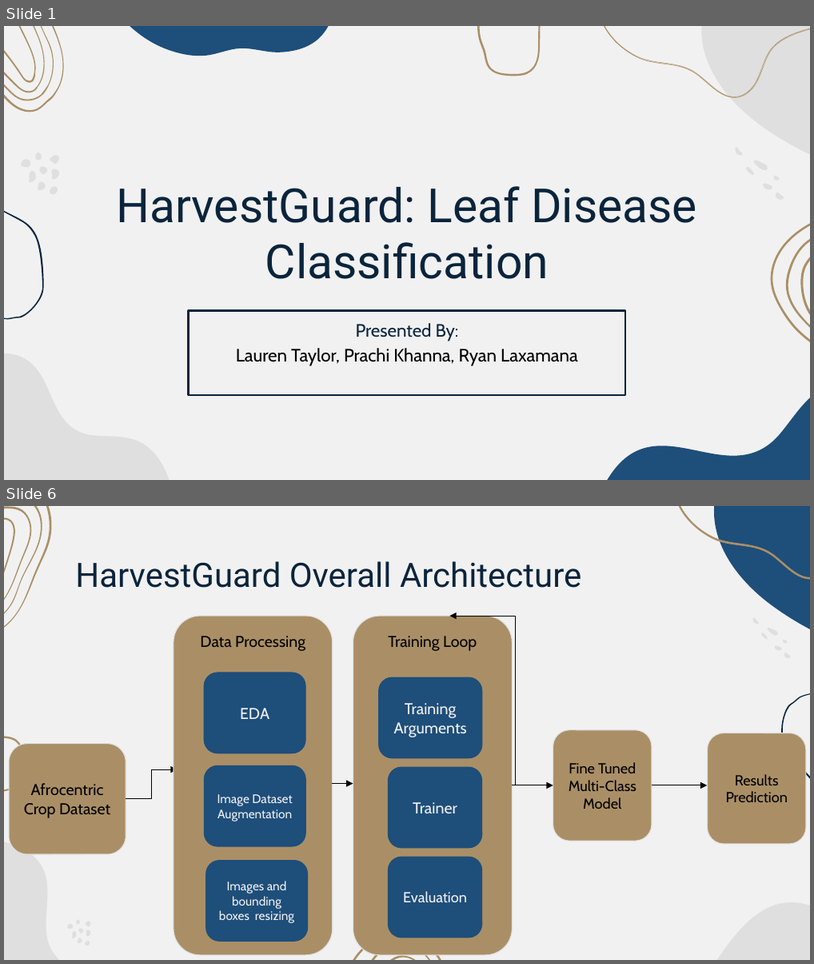
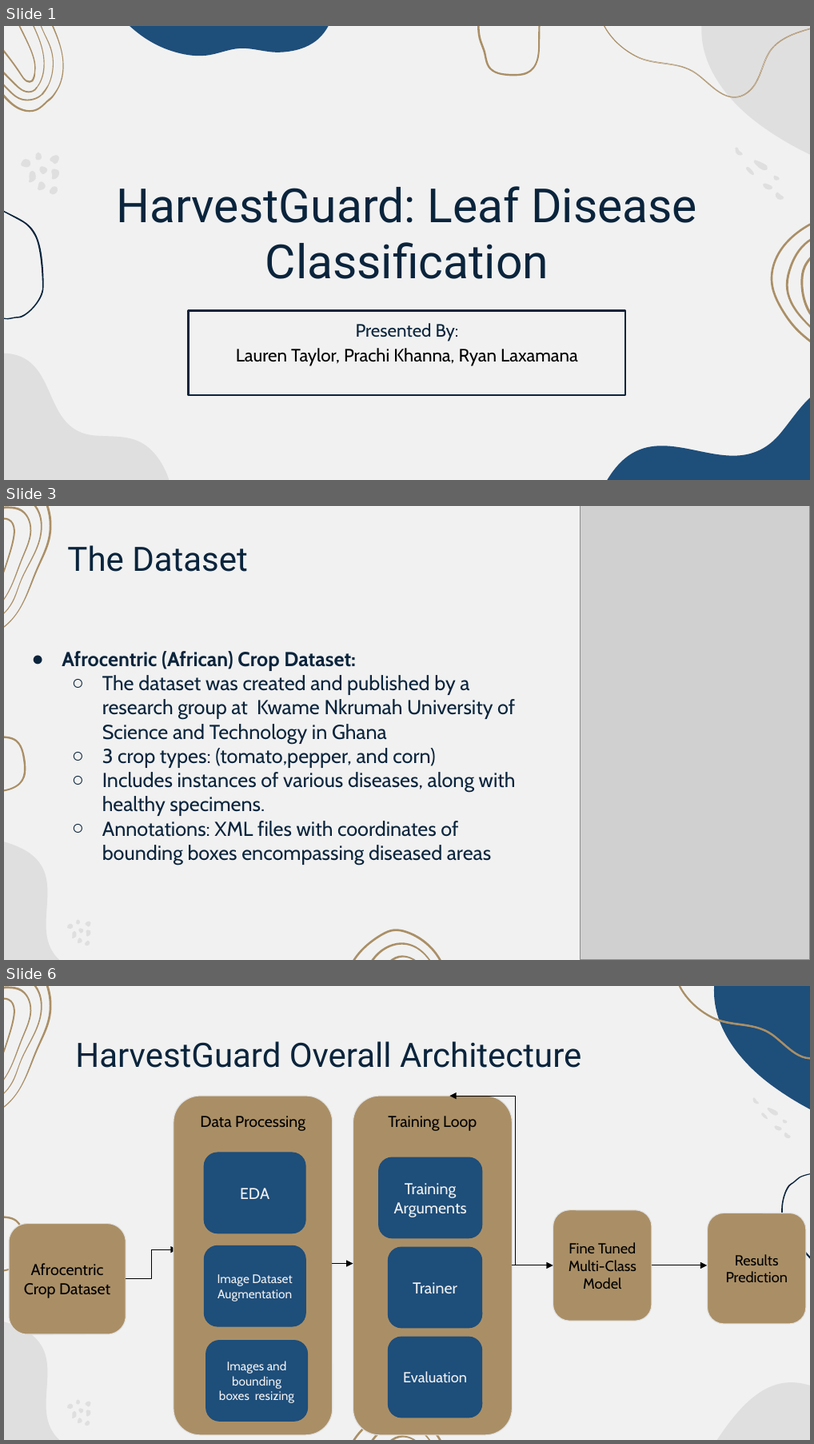
Before and after one commit to ljtaylor99/AAI-521-Final-Project, a slide deck: Final Project Presentation-Team 4.pptx. Shown one above the other, each under a label of ours: slides 1 and 6 before the commit, slides 1, 3 and 6 after it; the slides between them are not shown. The pictures are 814x964 and 814x1444 pixels, drawn with LibreOffice and Linux fonts; fonts in the diff are those of the drawing; grey boxes stand for pictures. Boxes give left, top, right and bottom in pixels: in the first picture for what was removed or moved away, otherwise in the second. Text is boxed around its words. In the diff, an @@ line names an element or a change of style, - is before the commit and + after.

```diff
--- a/Final Project Presentation-Team 4.pptx
+++ b/Final Project Presentation-Team 4.pptx
@@ slide 3 added at [4,506,810,960], background #F1F1F1; not listed: 21 template elements that a slide beside it also shows @@
@@ picture added at [581,506,810,959] @@
@@ title added at [67,545,248,572], 30 pt, text #0A243C @@
+The Dataset
@@ text added at [62,651,516,864], 18 pt, text #0A243C @@
+● Afrocentric (African) Crop Dataset:
+  ○ The dataset was created and published by a research group at Kwame Nkrumah University of Science and Technology in Ghana
+  ○ 3 crop types: (tomato,pepper, and corn)
+  ○ Includes instances of various diseases, along with healthy specimens.
+  ○ Annotations: XML files with coordinates of bounding boxes encompassing diseased areas
```
Also in this commit, not shown: 3 slides changed, 4 other slides added, 4 slides removed.
